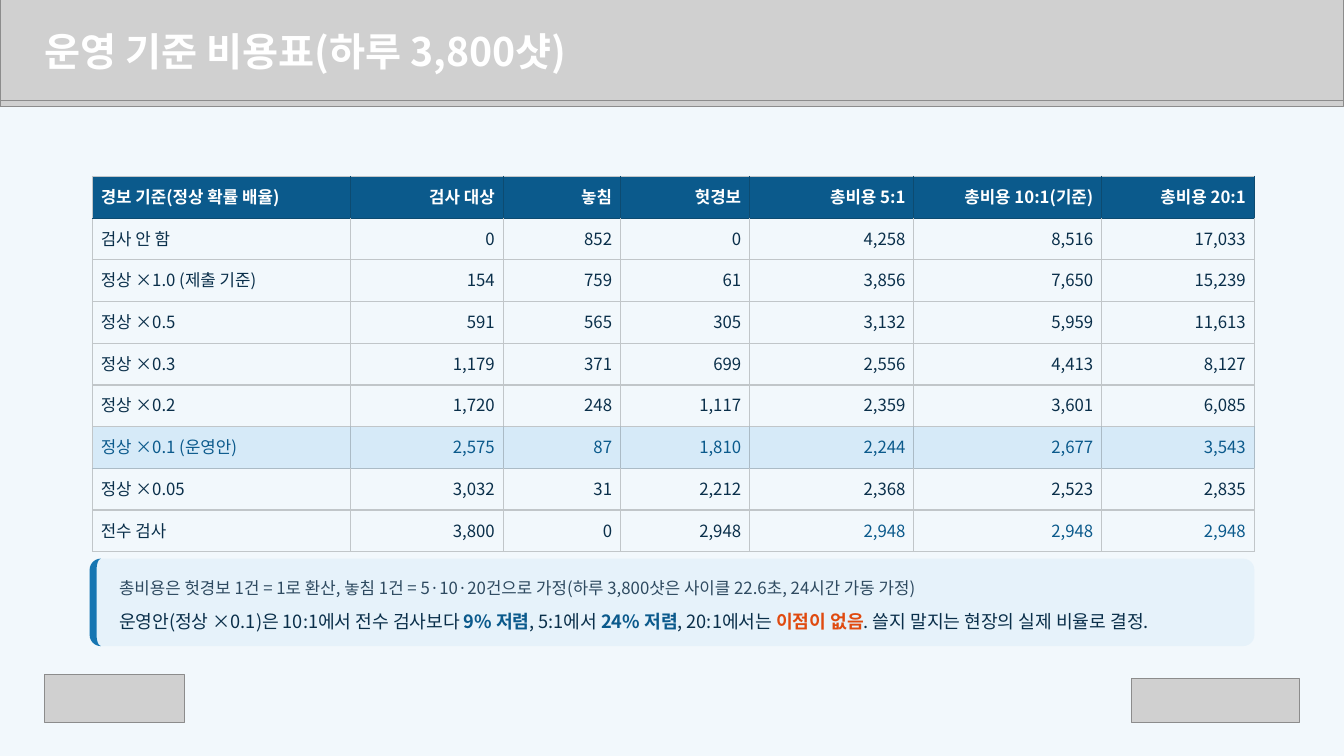
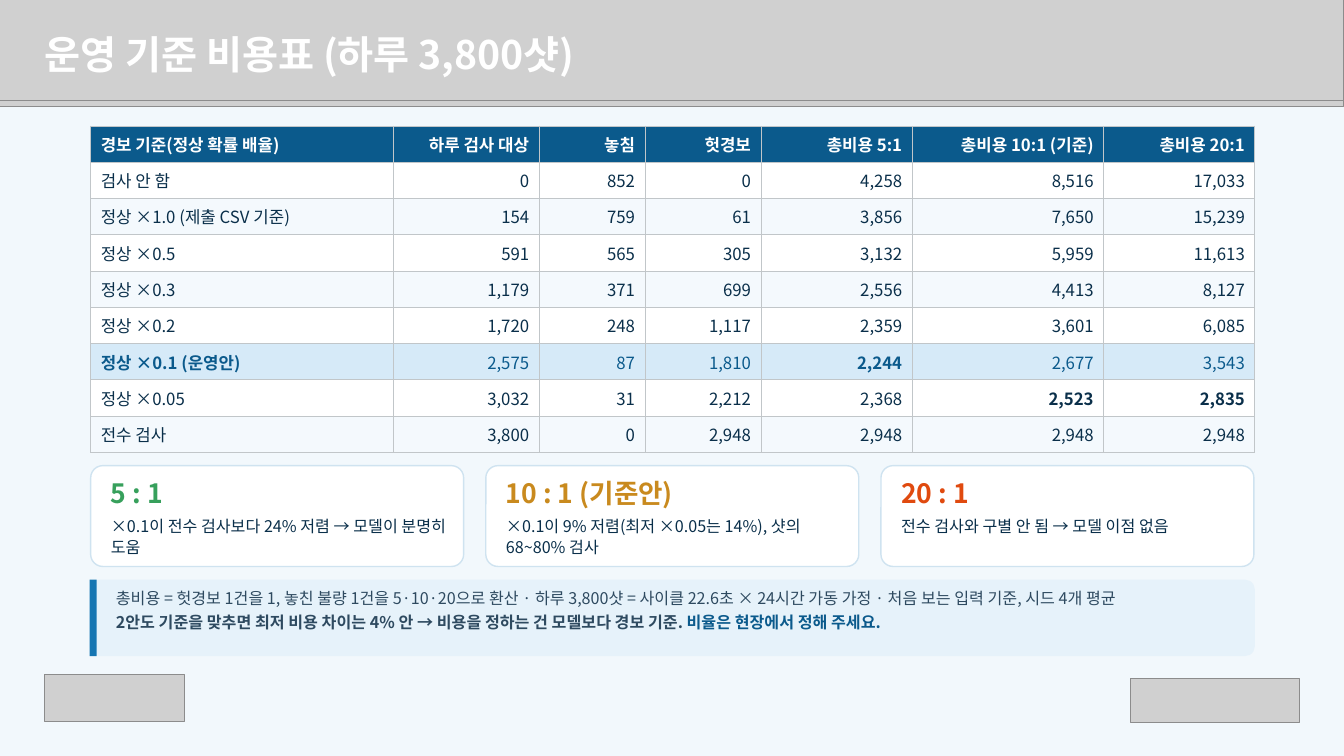
Before and after one commit to hajin-eng/team1-deeplearning, a slide deck: slide 9 of 최종프로젝트_학생배포/보고서/발표자료_1조.pptx (slide 8 before the commit). Drawn at 1344x756 pixels with LibreOffice and Linux fonts; fonts in the diff are those of the drawing; grey boxes stand for pictures. Boxes give left, top, right and bottom in pixels: in the first picture for what was removed or moved away, otherwise in the second. Text is boxed around its words. In the diff, an @@ line names an element or a change of style, - is before the commit and + after.

Commit message:
README·requirements 추가, 발표 자료를 최종본으로 교체, 옛 웹 보고서와 절대경로 스크립트 삭제

```diff
--- a/최종프로젝트_학생배포/보고서/발표자료_1조.pptx
+++ b/최종프로젝트_학생배포/보고서/발표자료_1조.pptx
@@ text "운영 기준 비용표 (하루 3,800샷)" at [44, 36, 575, 77]: vertical alignment top to middle @@
@@ text at [44, 36, 575, 77]: text changed @@
-운영 기준 비용표(하루 3,800샷)
+운영 기준 비용표 (하루 3,800샷)
@@ table at [91, 126, 1255, 453] @@
-row 1, column 2: 검사 대상
+row 1, column 2: 하루 검사 대상
-row 1, column 6: 총비용 10:1(기준)
+row 1, column 6: 총비용 10:1 (기준)
-row 3, column 1: 정상 ×1.0 (제출 기준)
+row 3, column 1: 정상 ×1.0 (제출 CSV 기준)
@@ fill none to #FFFFFF in 28 cells @@
@@ fill none to #F4F9FD in 21 cells @@
@@ bold on in "정상 ×0.1 (운영안)", "2,244", "2,523", "2,835" @@
@@ text colour #0B5A8C to #0A2F4A in "2,948", "2,948", "2,948" @@
@@ line spacing 16.8pt to 1 @@
@@ borders changed @@
@@ table: place and size @@
-table at [93, 176, 1253, 552]
+table at [91, 126, 1255, 453]
@@ rounded rectangle added at [91, 466, 464, 567], fill #FFFFFF, outline #CFE3F0 1 pt @@
@@ rounded rectangle added at [486, 466, 859, 567], fill #FFFFFF, outline #CFE3F0 1 pt @@
@@ rounded rectangle added at [881, 466, 1254, 567], fill #FFFFFF, outline #CFE3F0 1 pt @@
@@ text added at [111, 483, 163, 504], 19 pt, text #37A05C, bold @@
+5 : 1
@@ text added at [506, 480, 673, 509], 19 pt, text #C98A1E, bold @@
+10 : 1 (기준안)
@@ text added at [901, 483, 969, 504], 19 pt, text #E04A0F, bold @@
+20 : 1
@@ text added at [111, 518, 446, 554], 11.5 pt, text #0A2F4A @@
+×0.1이 전수 검사보다 24% 저렴 → 모델이 분명히 도움
@@ text added at [506, 518, 801, 555], 11.5 pt, text #0A2F4A @@
+×0.1이 9% 저렴(최저 ×0.05는 14%), 샷의 68~80% 검사
@@ text added at [901, 518, 1169, 534], 11.5 pt, text #0A2F4A @@
+전수 검사와 구별 안 됨 → 모델 이점 없음
@@ freeform shape removed at [90, 559, 1255, 646] @@
@@ rounded rectangle: place and size @@
-rounded rectangle at [90, 559, 1255, 646]
+rounded rectangle at [90, 580, 1255, 656]
@@ rounded rectangle at [90, 580, 1255, 656]: proportions changed @@
@@ rectangle added at [90, 580, 97, 656], fill #1676B2 @@
@@ text at [116, 590, 1116, 630]: text changed; size 12 to 11.5 pt @@
-총비용은 헛경보 1건 = 1로 환산, 놓침 1건 = 5·10·20건으로 가정(하루 3,800샷은 사이클 22.6초, 24시간 가동 가정)
+총비용 = 헛경보 1건을 1, 놓친 불량 1건을 5·10·20으로 환산 · 하루 3,800샷 = 사이클 22.6초 × 24시간 가동 가정 · 처음 보는 입력 기준, 시드 4개 평균
+2안도 기준을 맞추면 최저 비용 차이는 4% 안 → 비용을 정하는 건 모델보다 경보 기준. 비율은 현장에서 정해 주세요.
@@ text removed at [119, 612, 1148, 632] @@
-운영안(정상 ×0.1)은 10:1에서 전수 검사보다 9% 저렴, 5:1에서 24% 저렴, 20:1에서는 이점이 없음. 쓸지 말지는 현장의 실제 비율로 결정.
```
Also in this commit, not shown: 11 other slides changed, 8 slides added, 1 slide removed, 7 other files.
